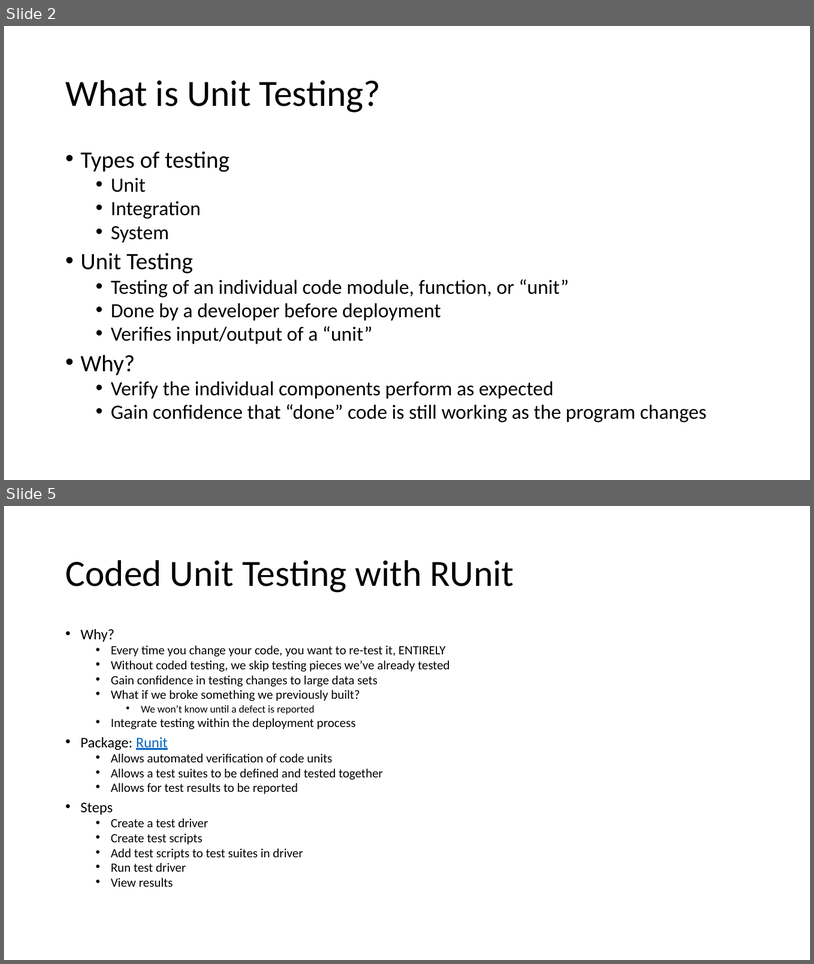
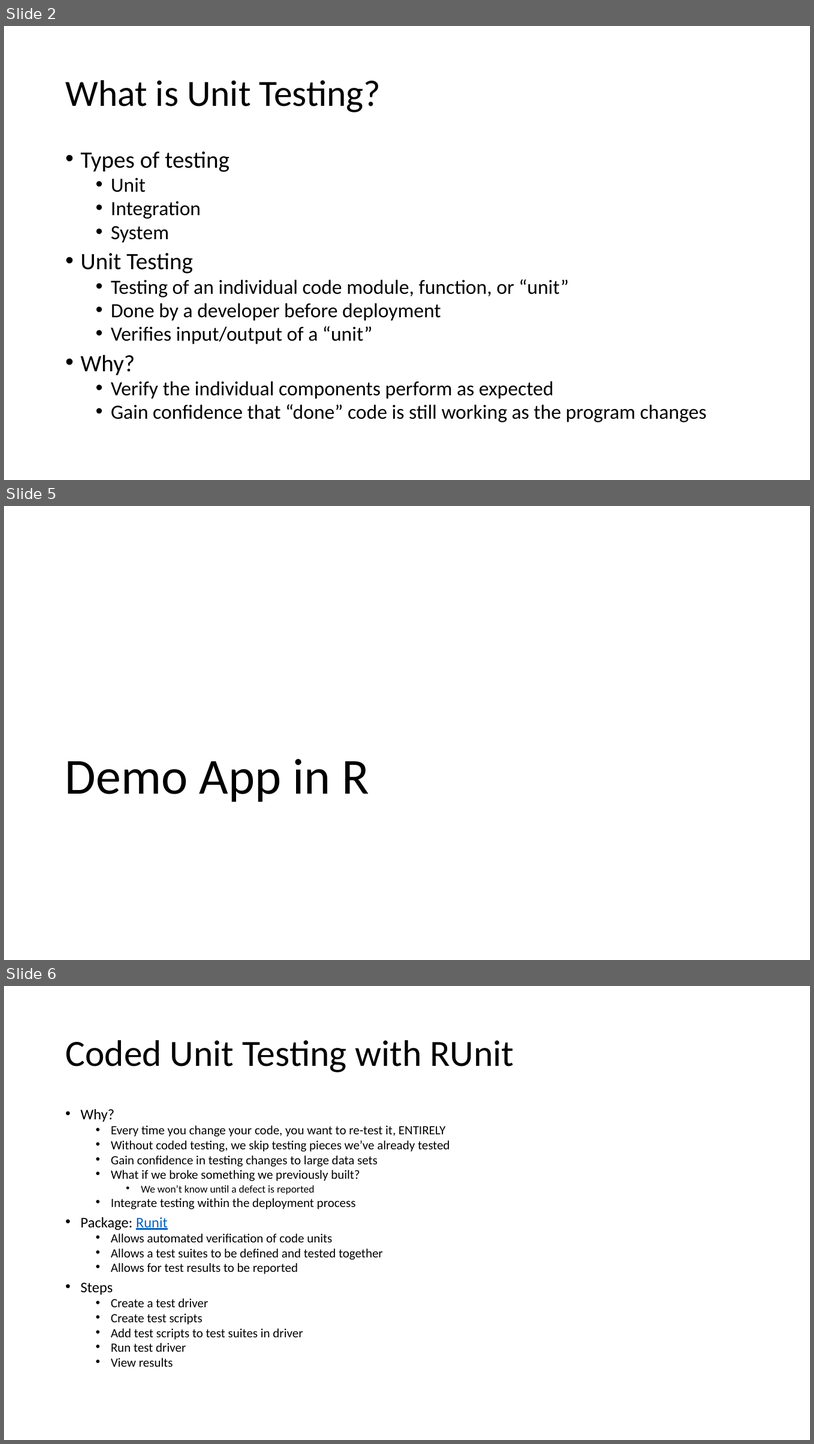
Before and after one commit to donaldsawyer/Demos, a slide deck: tcrug/unit_testing/tcrug_runit_2016_01_21.pptx. Shown one above the other, each under a label of ours: slides 2 and 5 before the commit, slides 2, 5 and 6 after it; the slides between them are not shown. The pictures are 814x964 and 814x1444 pixels, drawn with LibreOffice and Linux fonts; fonts in the diff are those of the drawing. Boxes give left, top, right and bottom in pixels: in the first picture for what was removed or moved away, otherwise in the second. Text is boxed around its words. In the diff, an @@ line names an element or a change of style, - is before the commit and + after.

Commit message:
added demo for phdata tdd-r talk

```diff
--- a/tcrug/unit_testing/tcrug_runit_2016_01_21.pptx
+++ b/tcrug/unit_testing/tcrug_runit_2016_01_21.pptx
@@ slide 5 added at <box>4,506,810,960</box>, background #FFFFFF @@
@@ title added at <box>65,759,370,802</box>, 60 pt, text #000000 @@
+Demo App in R
@@ what was slide 5 is now slide 6 @@
```
Also in this commit, not shown: 2 slides changed, 1 other slide added, 1 slide removed, 25 other files.
